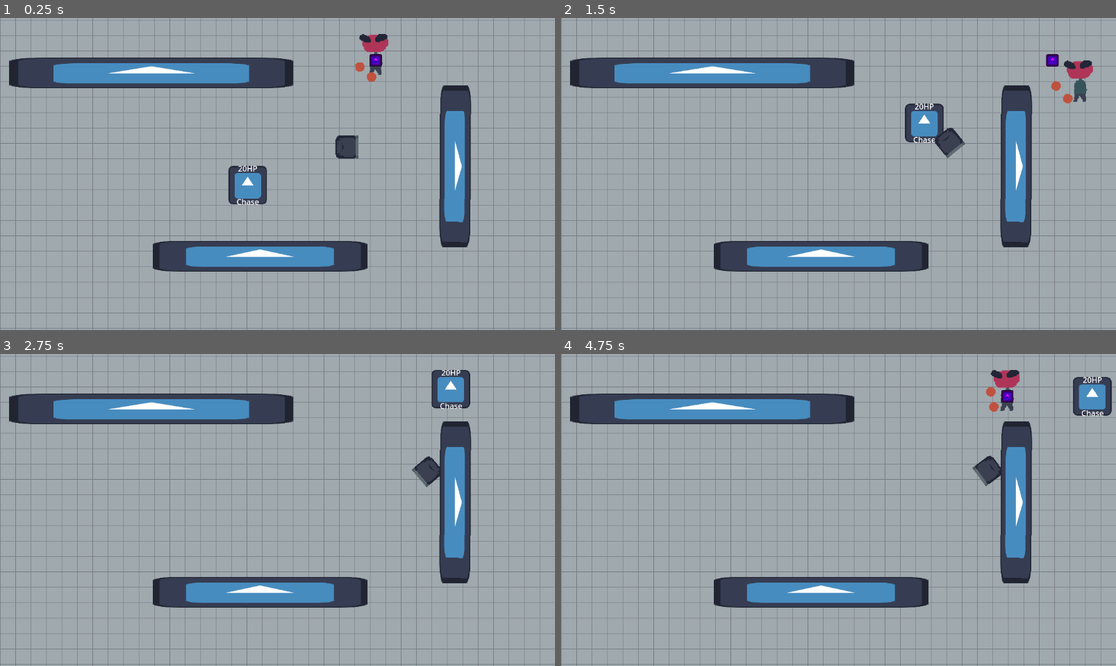
Above: before the commit, frames 1-4 (two rows, left to right).
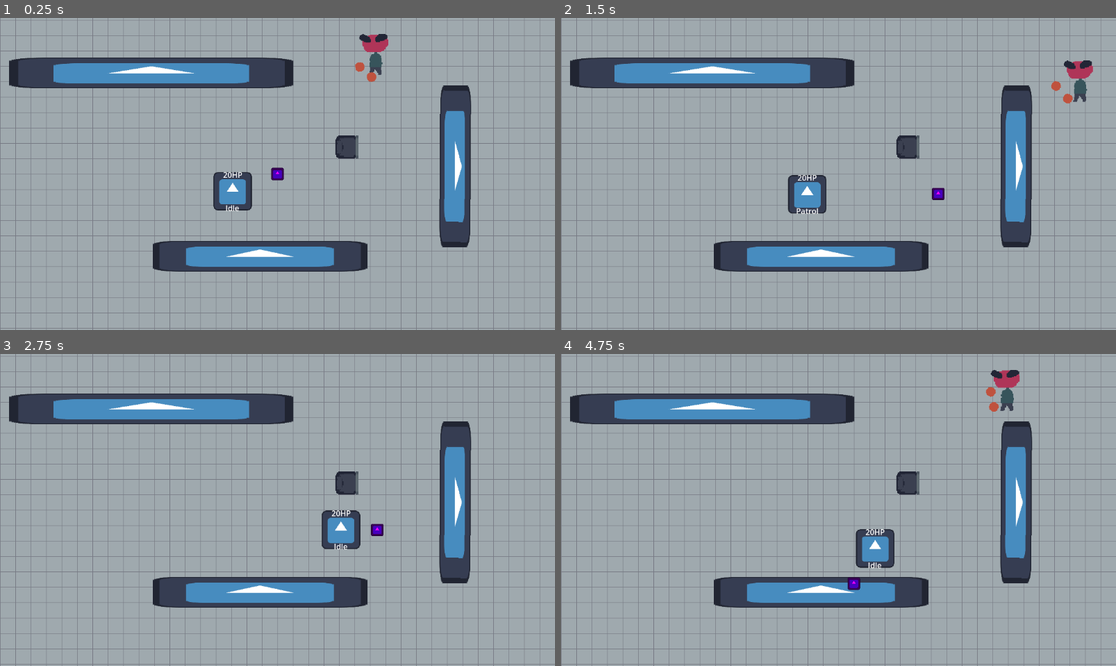
Above: after the commit, the same moments.

Repository: artemvandalovski/Salty-John
Game: Godot game, scene res://levels/office.tscn
Same seed, same stepped clock (60 frames per second), same inputs: the game is played once before the commit and once after it. The engine's default icon, where the game draws it, is replaced by a stand-in: a white triangle on a blue panel in a dark square.
Inputs (mouse positions are in pixels of both pictures, inside the frame that each line leads up to):
- Up to frame 1 (0.25 s): no input
- Up to frame 2 (1.5 s): move the mouse to (960, 158) at 0.52 s; hold D (right) 0.53-1.28 s; click (960, 158) at 0.6 s; move the mouse to (727, 189) at 1.27 s; hold S (down) from 1.28 s (still down); right-click (727, 189) at 1.35 s
- Up to frame 3 (2.75 s): move the mouse to (333, 441) at 2.02 s; release S (down) at 2.03 s; hold D (right) from 2.03 s (still down); click (333, 441) at 2.1 s
- Up to frame 4 (4.75 s): move the mouse to (810, 572) at 2.77 s; release D (right) at 2.78 s; hold W (up) 2.78-3.53 s; right-click (810, 572) at 2.85 s; move the mouse to (1005, 556) at 3.52 s; hold A (left) from 3.53 s (still down); click (1005, 556) at 3.6 s; move the mouse to (672, 463) at 4.27 s; right-click (672, 463) at 4.35 s

The runs differ from the first frame. In frame 1, 1.3% of the frame differs, in the area x 38-69%, y 11-62%; in frame 2, 2.4%; in frame 3, 2.4%; in frame 4, 2.5%, in the area x 51-100%, y 7-76%.

Commit message:
enemy hostility

Diff:
--- a/common/states/chase.gd
+++ b/common/states/chase.gd
@@ -1,7 +1,7 @@
 class_name Chase
 extends State
 
-@export var target_radius: float = 50.0
+@export var target_radius = 50.0
 
 @export var context_steerer: ContextSteerer
 @export var player_tracker: PlayerTracker
--- a/common/states/idle.gd
+++ b/common/states/idle.gd
@@ -1,8 +1,8 @@
 class_name Idle
 extends State
 
-@export var min_wait_time: float = 1.0
-@export var max_wait_time: float = 3.0
+@export var min_wait_time = 1.0
+@export var max_wait_time = 3.0
 
 @export var player_tracker: PlayerTracker
 
@@ -20,5 +20,5 @@
 	wait_time -= delta
 	if wait_time <= 0:
 		transition.emit("patrol")
-	if player_tracker.is_player_on_sight():
+	if player_tracker.is_player_on_sight() and owner.hostile:
 		transition.emit("chase")
--- a/common/states/patrol.gd
+++ b/common/states/patrol.gd
@@ -1,9 +1,9 @@
 class_name Patrol
 extends State
 
-@export var max_distance: float = 300.0
-@export var min_distance: float = 200.0
-@export var target_radius: float = 100.0
+@export var max_distance = 300.0
+@export var min_distance = 200.0
+@export var target_radius = 100.0
 
 @export var context_steerer: ContextSteerer
 @export var player_tracker: PlayerTracker
@@ -18,12 +18,13 @@
 
 func process(delta):
 	owner.direction = context_steerer.calc_steering()
-	if player_tracker.is_player_on_sight():
+	if player_tracker.is_player_on_sight() and owner.hostile:
 		transition.emit("chase")
 	elif owner.position.distance_to(context_steerer.target_marker.position) < target_radius:
 		transition.emit("idle")
 
 
+# TODO: rework points
 ## Random but also influenced by the player position
 func set_patrol_point():
 	var rand_radian = randf_range(0, TAU)
--- a/enemies/enemy.gd
+++ b/enemies/enemy.gd
@@ -6,13 +6,13 @@
 
 @export var health := 3
 @export var mass := 1
+@export var hostile = false
 
 @onready var state_machine = $StateMachine
 
 @onready var health_label = $Health
 
 var direction: Vector2
-var hostile = false
 
 
 func _ready():
@@ -26,6 +26,7 @@
 
 func take_damage(dmg: int):
 	health -= dmg
+	hostile = true
 	update_label()
 	if health <= 0:
 		queue_free()
--- a/enemies/enemy.tscn
+++ b/enemies/enemy.tscn
@@ -15,7 +15,7 @@
 
 [node name="StateMachine" type="Node2D" parent="." node_paths=PackedStringArray("initial_state")]
 script = ExtResource("3_7i88a")
-initial_state = NodePath("Chase")
+initial_state = NodePath("Idle")
 
 [node name="Idle" type="Node2D" parent="StateMachine" node_paths=PackedStringArray("player_tracker")]
 script = ExtResource("3_d556j")
